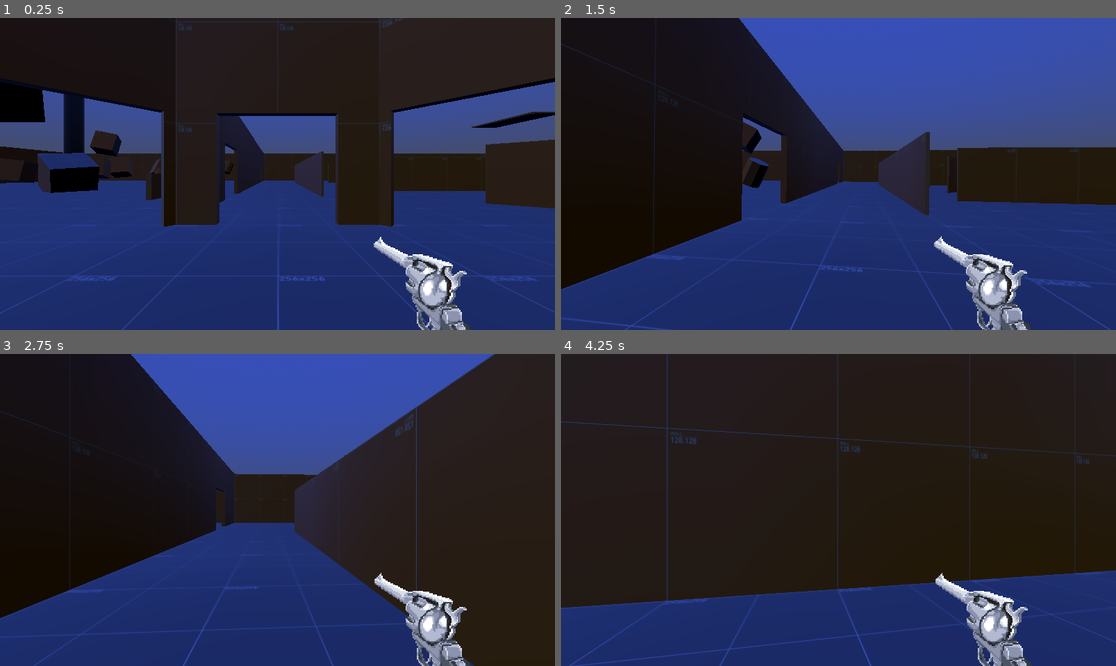
Above: before the commit, frames 1-4 (two rows, left to right).
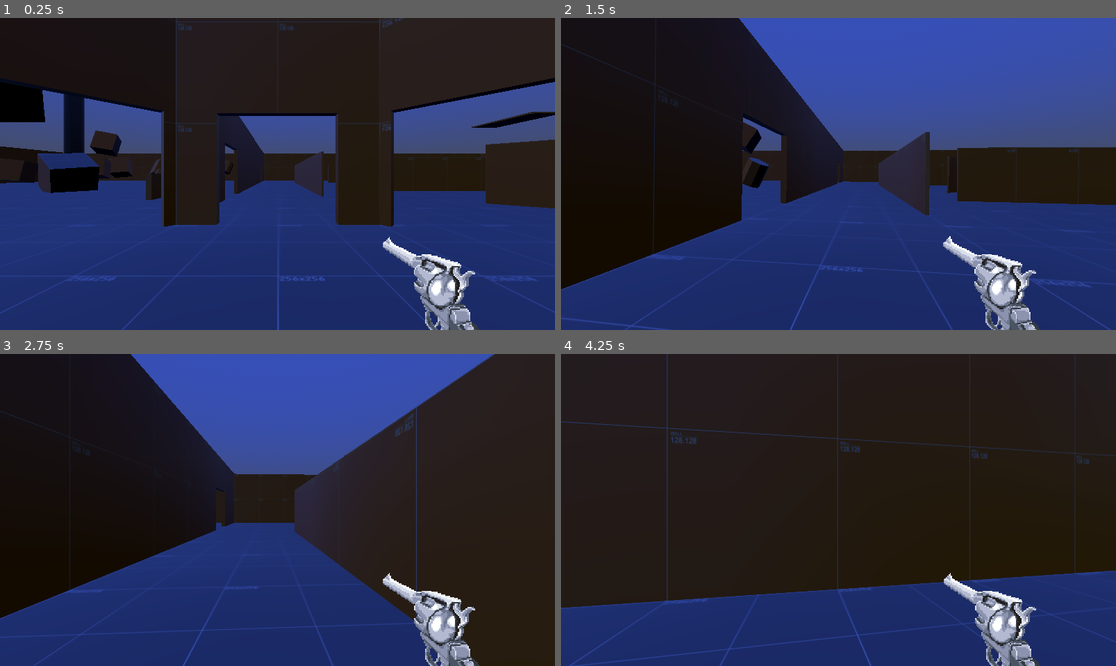
Above: after the commit, the same moments.

Repository: Liloslash/CocoonstrikeV2
Game: Godot game, scene res://world.tscn
The game is run twice, just before and just after one commit, with the same random seed, the same clock (stepped at 60 frames per second) and the same inputs.
Inputs (mouse positions are in pixels of both pictures, inside the frame that each line leads up to):
- Up to frame 1 (0.25 s): no input
- Up to frame 2 (1.5 s): move the mouse to (866, 174) at 0.52 s; hold W (up) from 0.53 s (still down); click (866, 174) at 0.6 s; tap Space (jump) at 0.77 s; move the mouse to (810, 174) at 1.27 s; tap Q (slam) at 1.35 s
- Up to frame 3 (2.75 s): keep holding W (up); tap Space (jump) at 1.52 s; move the mouse to (288, 503) at 2.02 s; click (288, 503) at 2.1 s
- Up to frame 4 (4.25 s): keep holding W (up); move the mouse to (832, 516) at 2.77 s; tap Q (slam) at 2.85 s; tap Space (jump) at 3.02, 3.77 s; move the mouse to (877, 513) at 3.52 s; click (877, 513) at 3.6 s

The runs differ from the first frame. In frame 1, 2.3% of the frame differs, in the area x 67-87%, y 70-100%; in frame 2, 2.3%, in the area x 67-87%, y 69-100%; in frame 3, 2.3%; in frame 4, 2.3%.

Commit message:
Adjust gunshot animation speed and update shot position values

Diff:
--- a/Player/player.tscn
+++ b/Player/player.tscn
@@ -92,7 +92,7 @@
 }],
 "loop": false,
 "name": &"GunShotAnim",
-"speed": 32.0
+"speed": 31.0
 }, {
 "frames": [{
 "duration": 1.0,
@@ -136,7 +136,7 @@
 "times": PackedFloat32Array(0, 0.5, 1),
 "transitions": PackedFloat32Array(1, 0.378929, 1),
 "update": 0,
-"values": [Vector2(848, 485), Vector2(845, 482), Vector2(848, 485)]
+"values": [Vector2(865, 485), Vector2(863, 482), Vector2(865, 485)]
 }
 
 [sub_resource type="AnimationLibrary" id="AnimationLibrary_k53q1"]
@@ -170,7 +170,7 @@
 position = Vector2(872.5, 481.5)
 scale = Vector2(2.60156, 2.60156)
 sprite_frames = SubResource("SpriteFrames_gwnis")
-animation = &"GunShotAnim"
+animation = &"Idle"
 autoplay = "Idle"
 script = ExtResource("3_btcbx")
 tween_duration = 0.04
